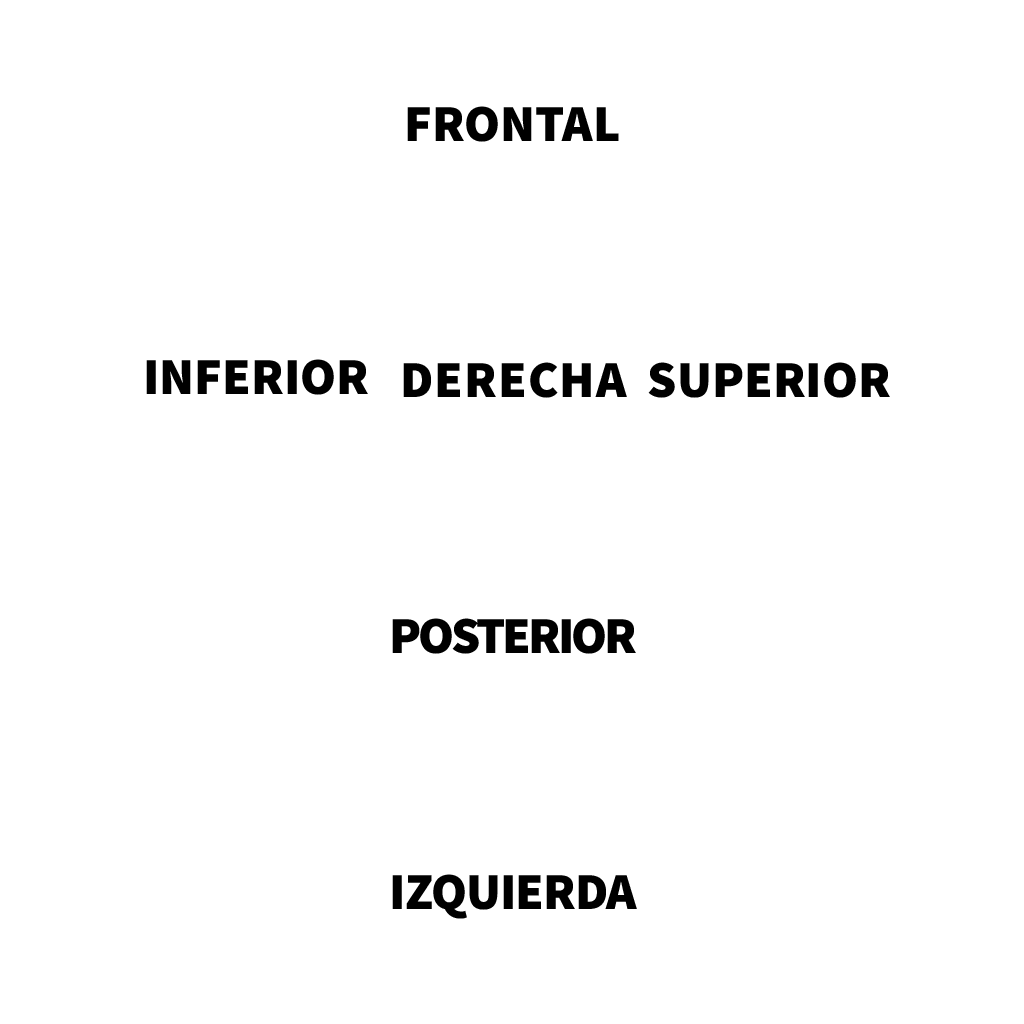
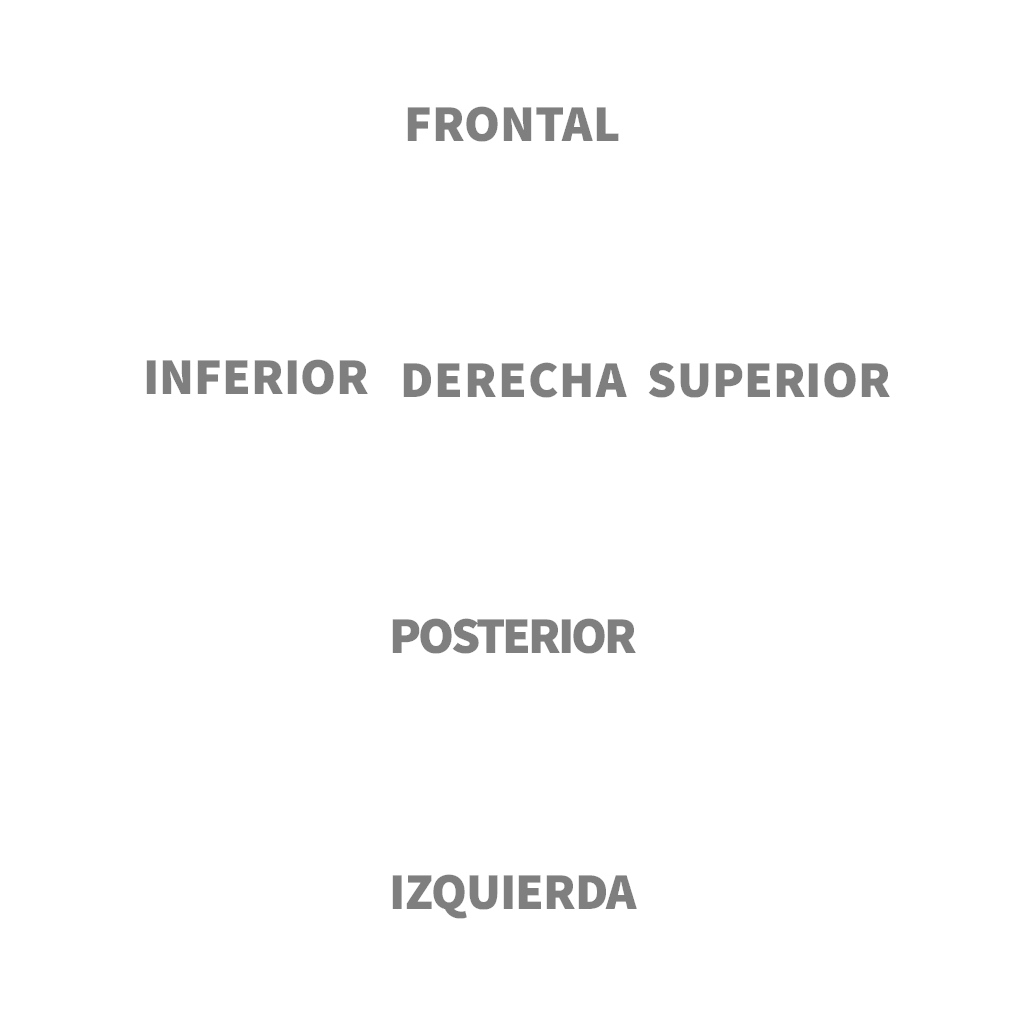
Two versions of the same layered image (1024px x 1024px). Layer-by-layer changes:
added group "Grupo 2" (50%) with 19 layers above "Capa 1" over [146, 106, 890, 919]
moved "Grupo 1 copia 5" into group "Grupo 2" over [392, 618, 636, 654]
moved "Grupo 1 copia 4" into group "Grupo 2" over [146, 359, 368, 395]
moved "Grupo 1 copia 3" into group "Grupo 2" over [648, 362, 890, 398]
moved "Grupo 1 copia 2" into group "Grupo 2" over [403, 362, 627, 398]
moved "Grupo 1 copia" into group "Grupo 2" over [392, 874, 637, 919]
moved "Grupo 1" into group "Grupo 2" over [407, 106, 619, 142]
added layer "Capa 3" in group "Grupo 2" over [146, 106, 890, 919]
